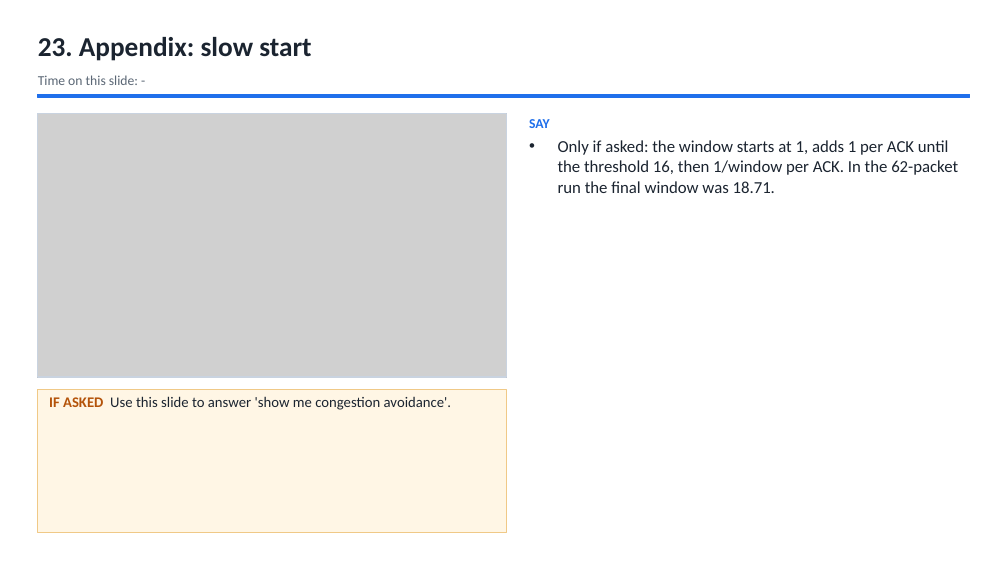
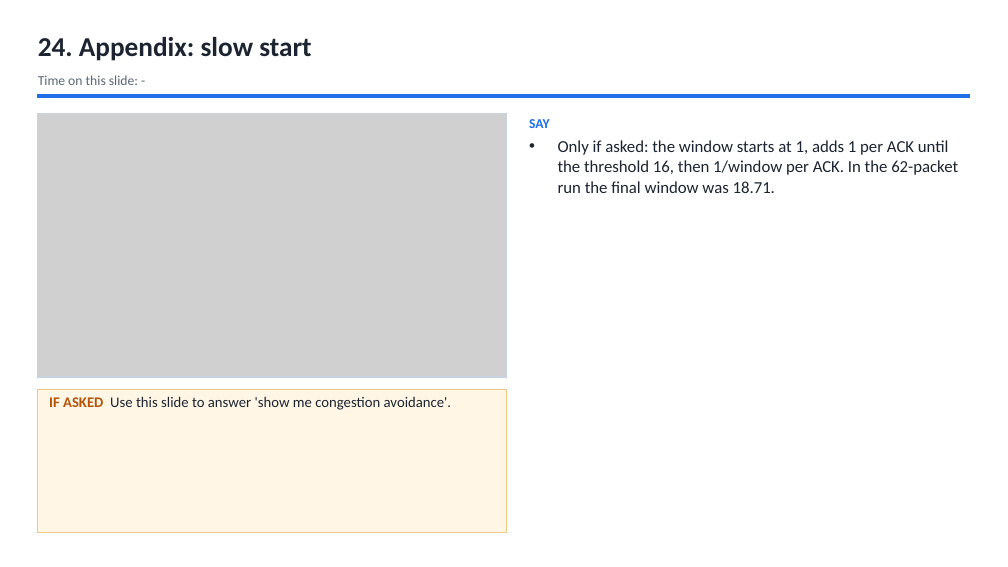
Before and after one commit to Capsturrrr/rudp, a slide deck: slide 26 of docs/RUDP_Host_Guide.pptx (slide 25 before the commit). Drawn at 1008x567 pixels with LibreOffice and Linux fonts; fonts in the diff are those of the drawing; grey boxes stand for pictures. Boxes give left, top, right and bottom in pixels: in the first picture for what was removed or moved away, otherwise in the second. Text is boxed around its words. In the diff, an @@ line names an element or a change of style, - is before the commit and + after.

```diff
--- a/docs/RUDP_Host_Guide.pptx
+++ b/docs/RUDP_Host_Guide.pptx
@@ text at bbox=[38, 37, 311, 61]: text changed @@
-23. Appendix: slow start
+24. Appendix: slow start
```
Also in this commit, not shown: 3 other slides changed, 1 slide added, 9 other files.
